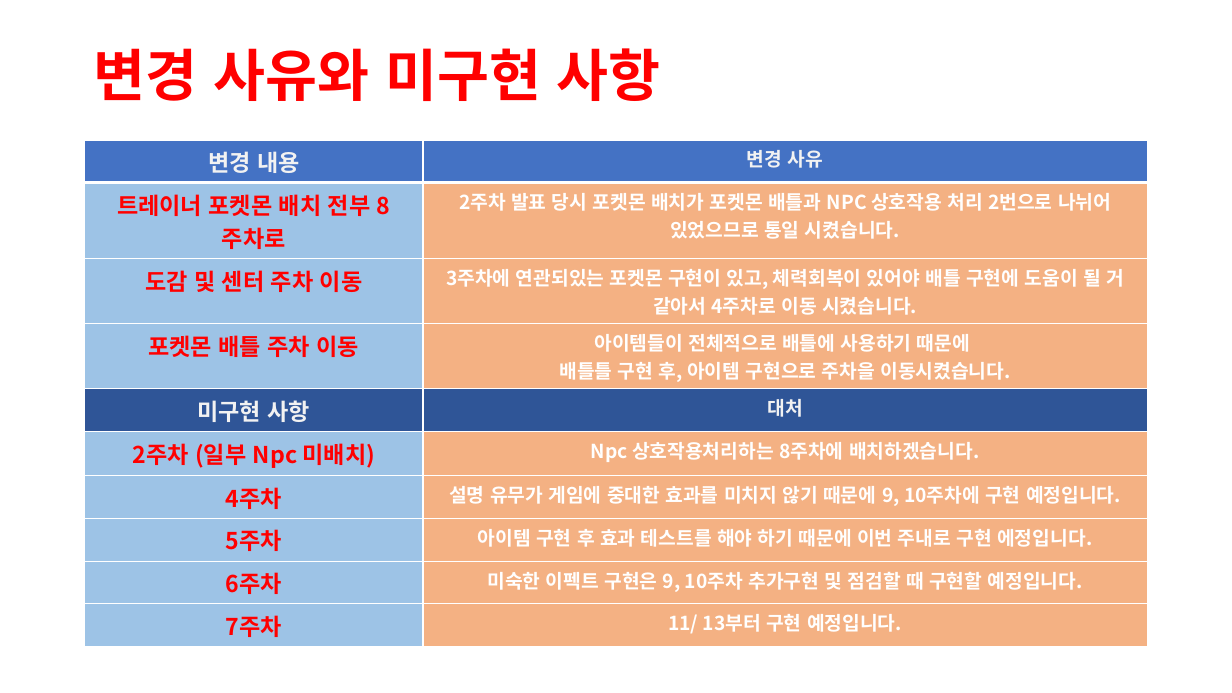
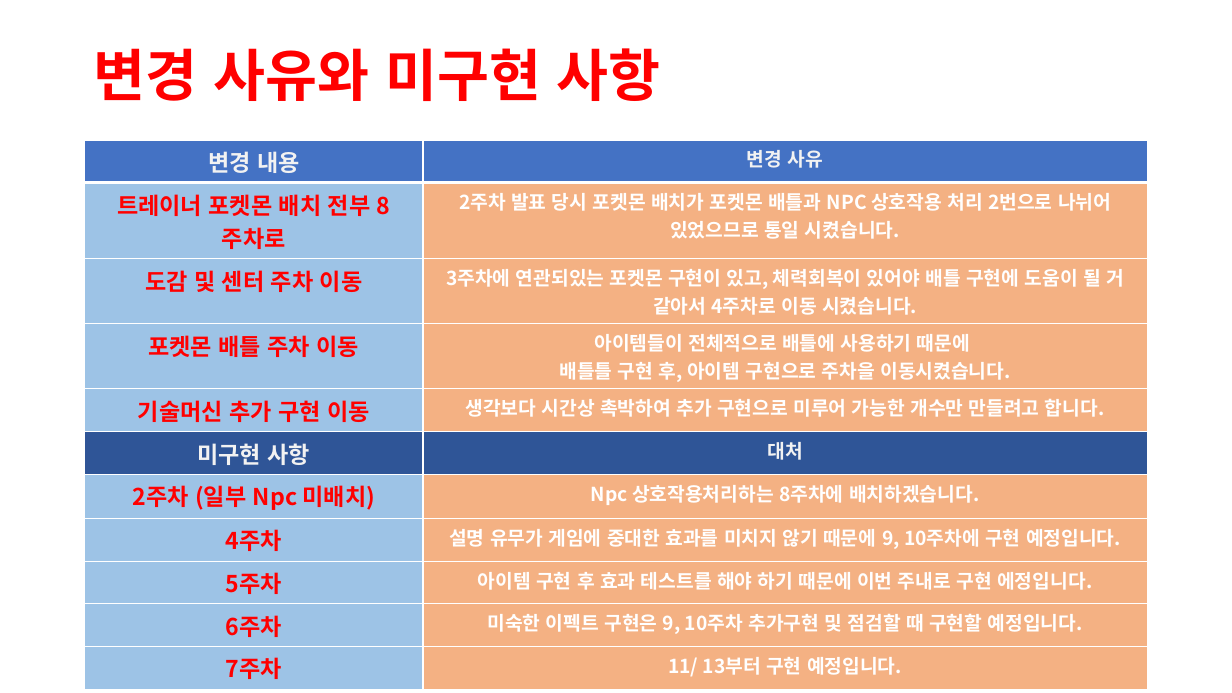
Before and after one commit to SinInchisama/2DGP_Final_Project_2019180009_Kimsunbin, a slide deck: slide 5 of 2019180009 김선빈 3차 발표.pptx (slide 4 before the commit). Drawn at 1232x693 pixels with LibreOffice and Linux fonts; fonts in the diff are those of the drawing; background and template pictures are left out. Boxes give left, top, right and bottom in pixels: in the first picture for what was removed or moved away, otherwise in the second. Text is boxed around its words. In the diff, an @@ line names an element or a change of style, - is before the commit and + after.

```diff
--- a/2019180009 김선빈 3차 발표.pptx
+++ b/2019180009 김선빈 3차 발표.pptx
@@ table at box(85, 140, 1148, 683) @@
+row 5: 기술머신 추가 구현 이동 | 생각보다 시간상 촉박하여 추가 구현으로 미루어 가능한 개수만 만들려고 합니다.
```
Also in this commit, not shown: 2 other slides changed, 1 slide added, 5 other files.
